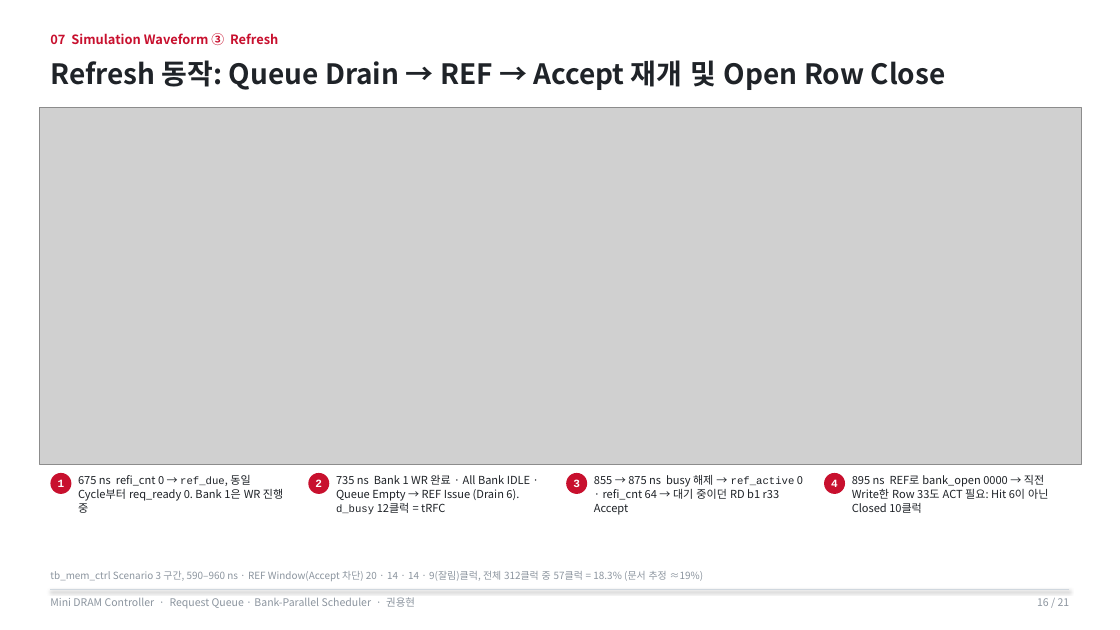
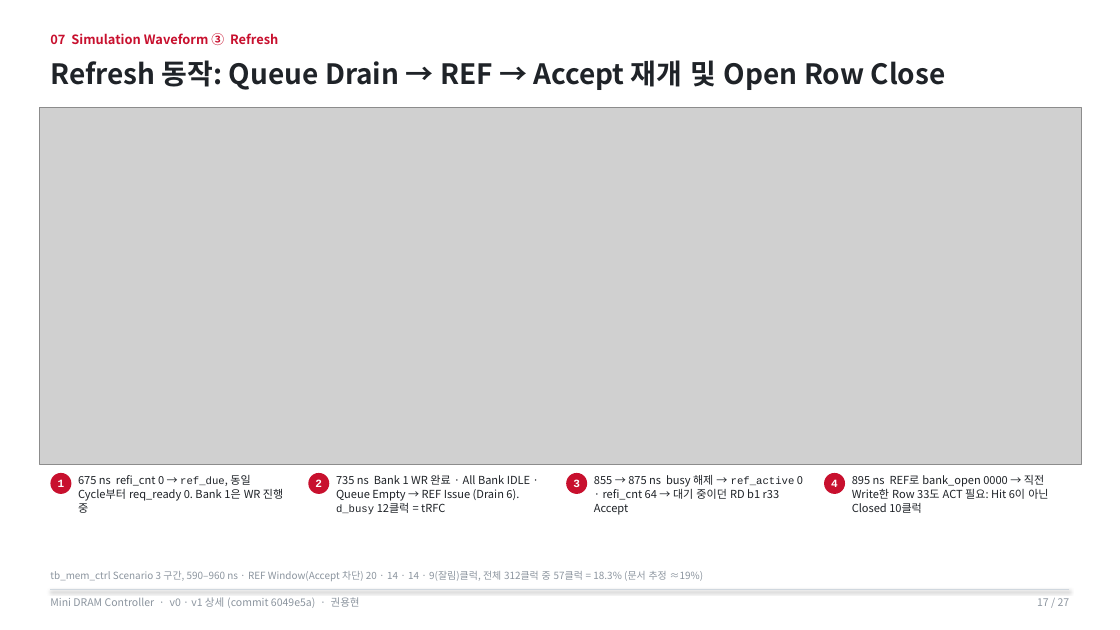
Before and after one commit to yhkwon-git/mini-dram-controller, a slide deck: slide 17 of portfolio-deck/MiniDramController_Portfolio.pptx (slide 16 before the commit). Drawn at 1120x630 pixels with LibreOffice and Linux fonts; fonts in the diff are those of the drawing; grey boxes stand for pictures. Boxes give left, top, right and bottom in pixels: in the first picture for what was removed or moved away, otherwise in the second. Text is boxed around its words. In the diff, an @@ line names an element or a change of style, - is before the commit and + after.

```diff
--- a/portfolio-deck/MiniDramController_Portfolio.pptx
+++ b/portfolio-deck/MiniDramController_Portfolio.pptx
@@ text at box(50, 597, 360, 608): text changed @@
-Mini DRAM Controller · Request Queue · Bank-Parallel Scheduler · 권용현
+Mini DRAM Controller · v0 · v1 상세 (commit 6049e5a) · 권용현
@@ text at box(1037, 598, 1070, 606): text changed @@
-16 / 21
+17 / 27
```
Also in this commit, not shown: 20 other slides changed, 6 slides added, 3 other files.
